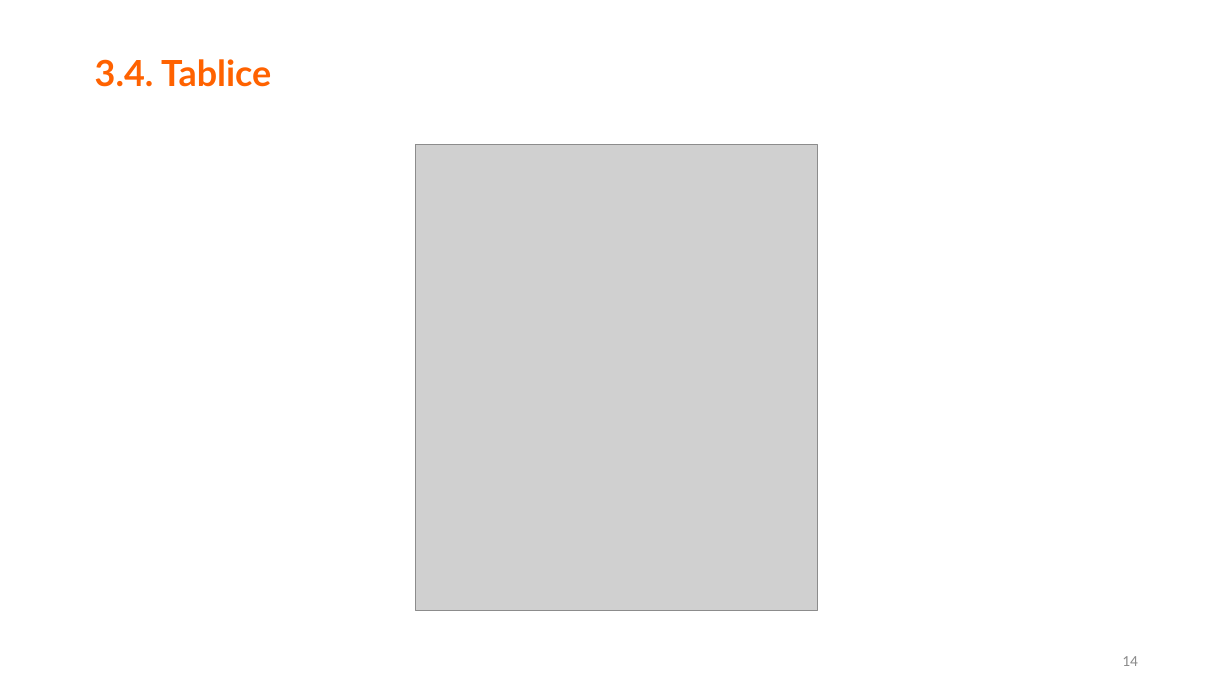
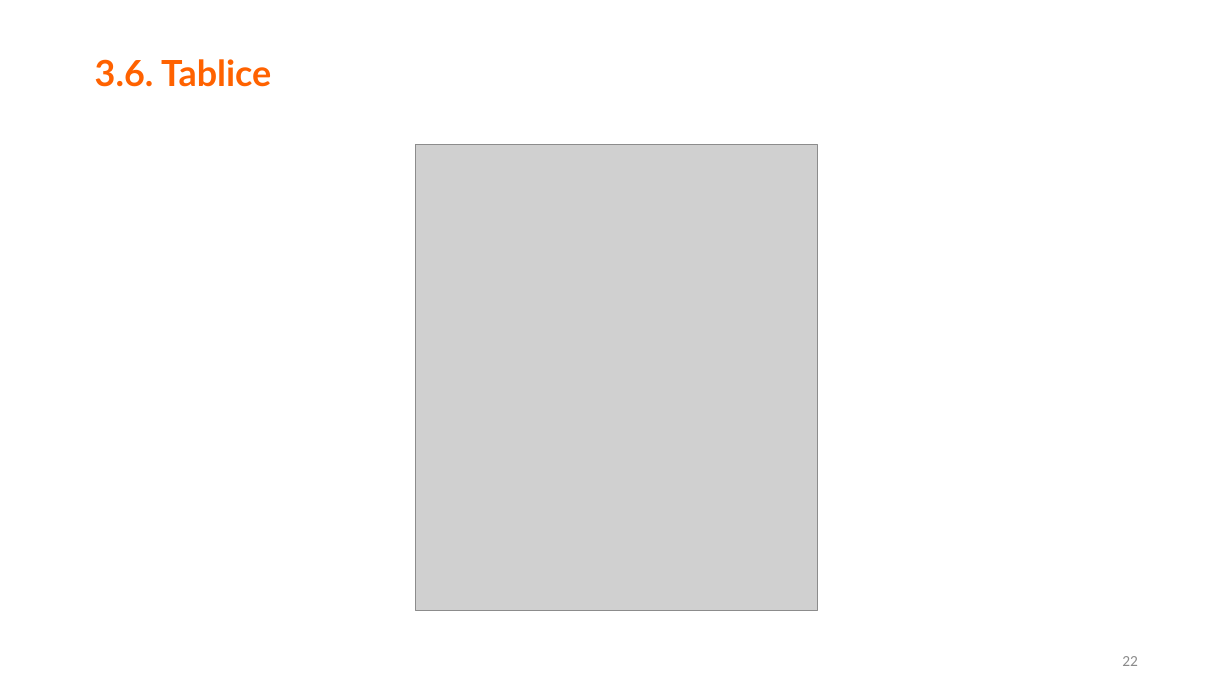
Before and after one commit to morelq/PodstawyCsharp, a slide deck: slide 22 of Podstawy Csharp v2.pptx (slide 14 before the commit). Drawn at 1232x693 pixels with LibreOffice and Linux fonts; fonts in the diff are those of the drawing; grey boxes stand for pictures. Boxes give left, top, right and bottom in pixels: in the first picture for what was removed or moved away, otherwise in the second. Text is boxed around its words. In the diff, an @@ line names an element or a change of style, - is before the commit and + after.

```diff
--- a/Podstawy Csharp v2.pptx
+++ b/Podstawy Csharp v2.pptx
@@ title at [95,59,271,87]: text changed @@
-3.4. Tablice
+3.6. Tablice
@@ page number at [1122,656,1138,666]: text changed @@
-14
+22
```
Also in this commit, not shown: 19 other slides changed, 10 slides added, 3 slides removed, 14 other files.
